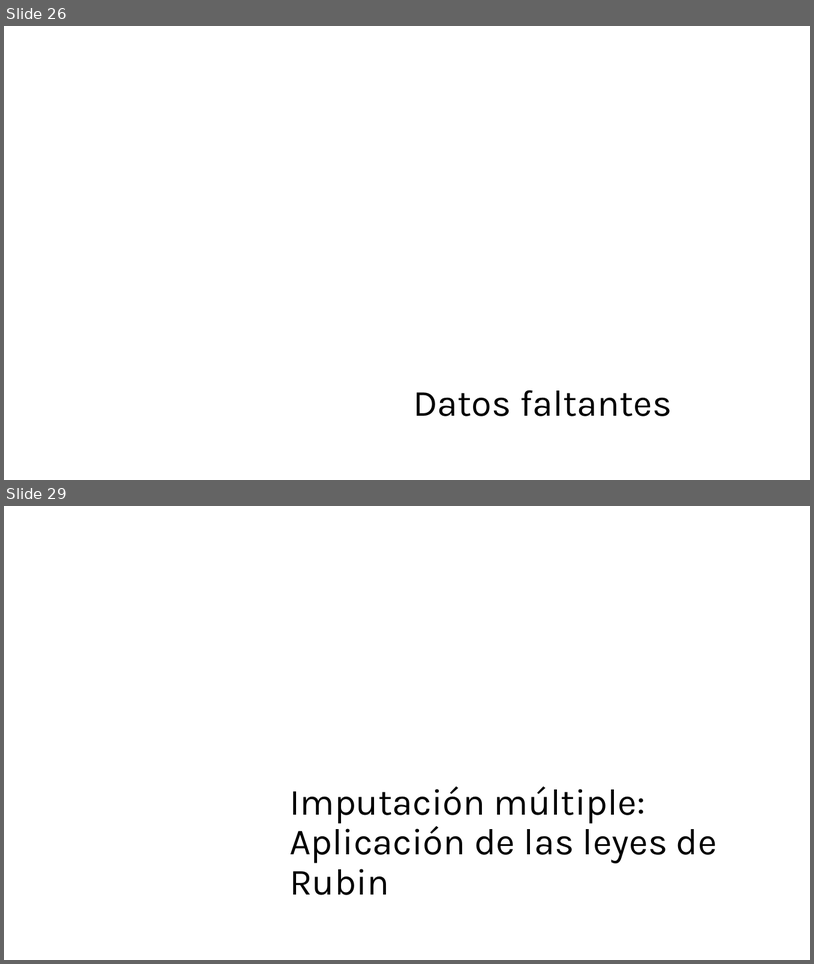
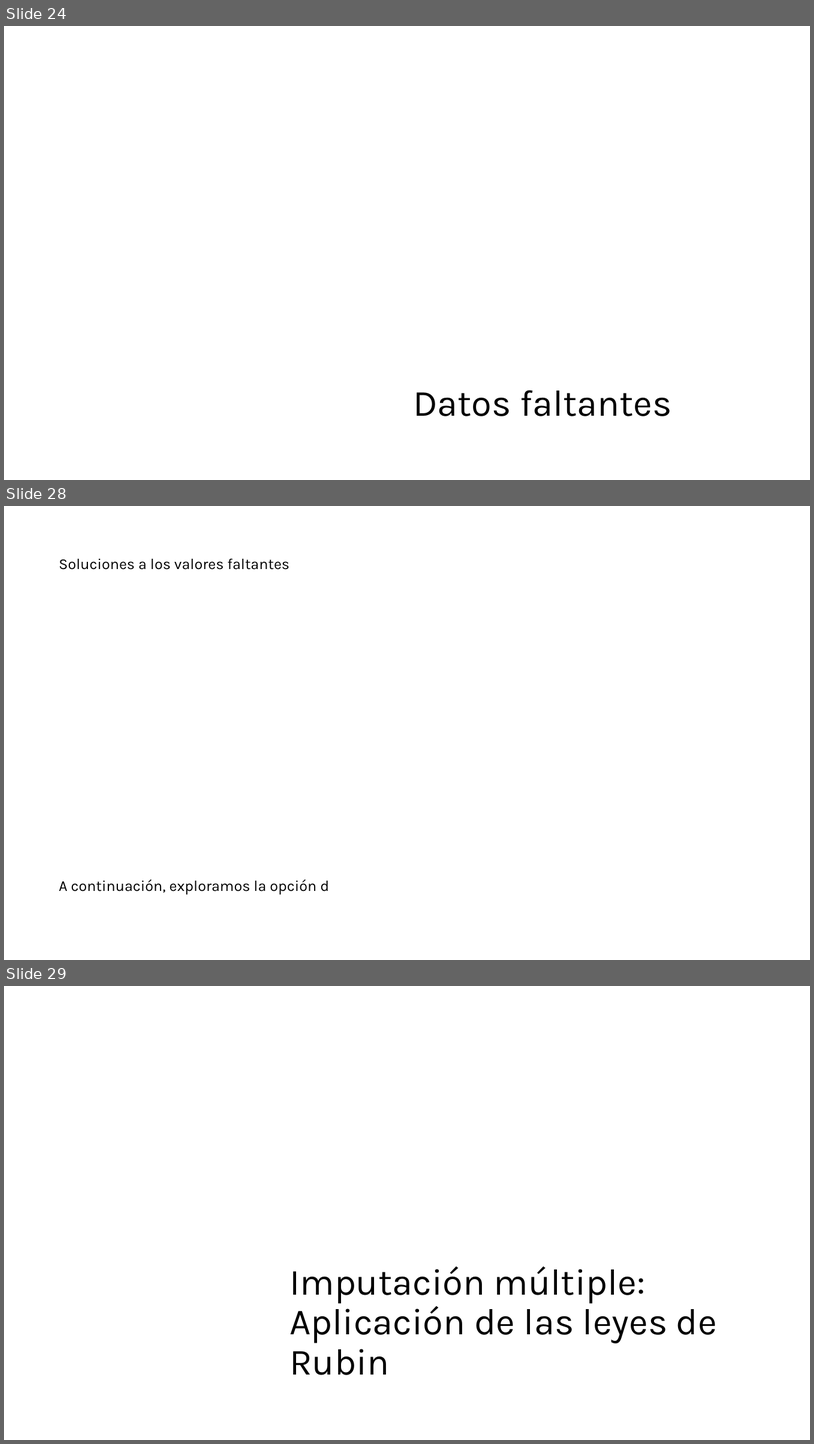
Before and after one commit to sergiobarona03/Curso_EDA_2024_I, a slide deck: Módulos/Módulo 3/Boceto/Boceto.pptx. Shown one above the other, each under a label of ours: slides 26 and 29 before the commit, slides 24, 28 and 29 after it; the slides between them are not shown. The pictures are 814x964 and 814x1444 pixels, drawn with LibreOffice and Linux fonts; fonts in the diff are those of the drawing. Boxes give left, top, right and bottom in pixels: in the first picture for what was removed or moved away, otherwise in the second. Text is boxed around its words. In the diff, an @@ line names an element or a change of style, - is before the commit and + after.

```diff
--- a/Módulos/Módulo 3/Boceto/Boceto.pptx
+++ b/Módulos/Módulo 3/Boceto/Boceto.pptx
@@ slide 28 added at [4, 506, 810, 960], background #FFFFFF @@
@@ text added at [59, 558, 290, 570], 18 pt, text #000000 @@
+Soluciones a los valores faltantes
@@ text added at [59, 879, 329, 894], 18 pt, text #000000 @@
+A continuación, exploramos la opción d
@@ what was slide 26 is now slide 24 @@
```
Also in this commit, not shown: 1 slide changed, 6 other slides added, 7 slides removed, 9 other files.
